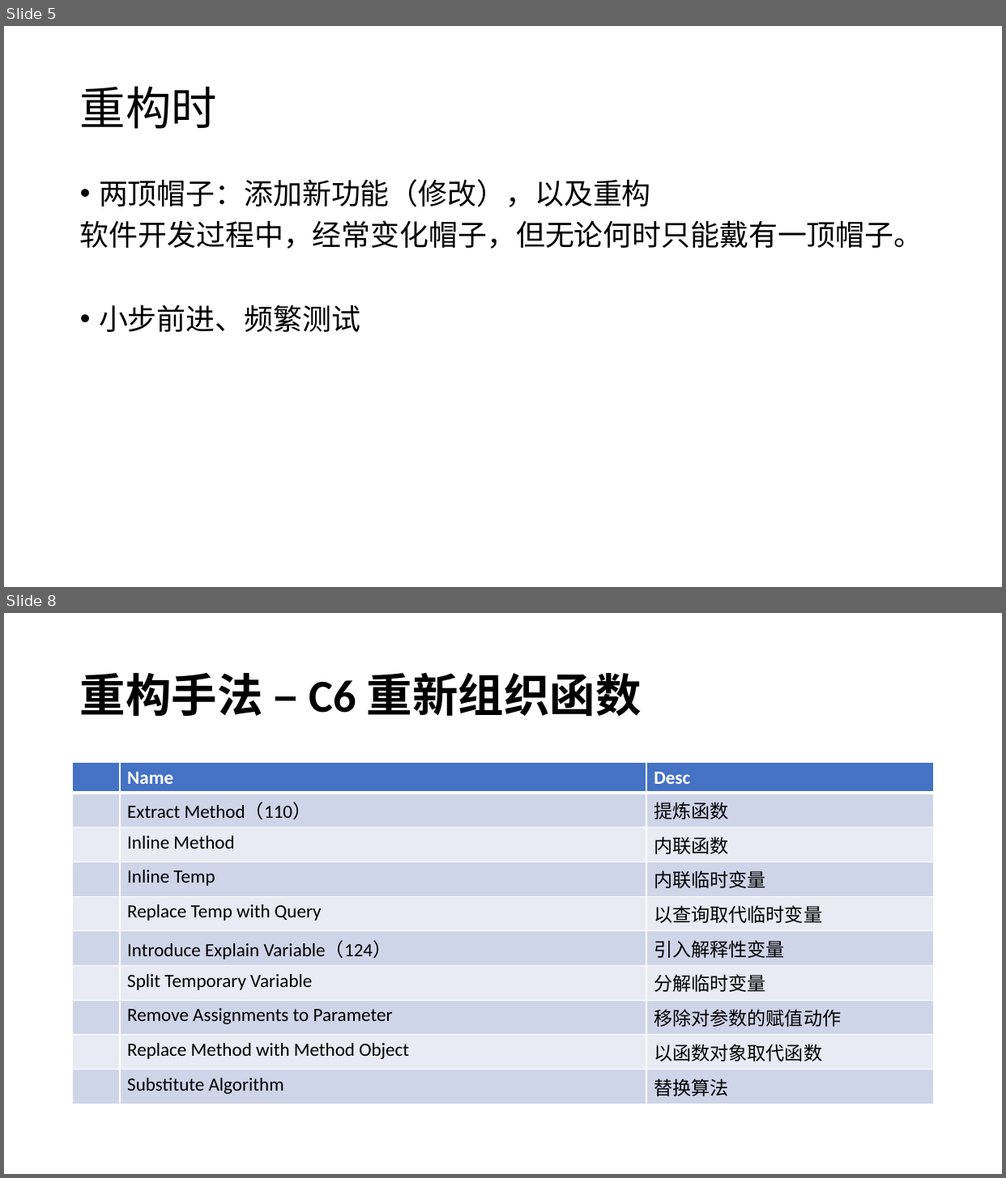
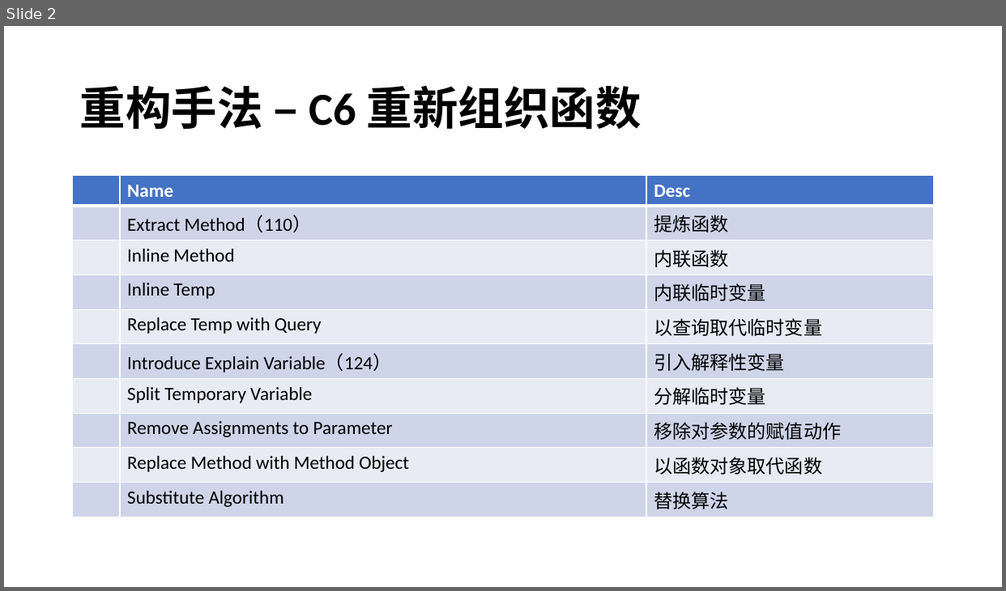
Before and after one commit to YingVickyCao/YingVickyCao.github.io, a slide deck: books/Refactoring/session/Refactoring_part2.pptx. Shown one above the other, each under a label of ours: slides 5 and 8 before the commit, slide 2 after it; the slides between them are not shown. The pictures are 1006x1178 and 1006x591 pixels, drawn with LibreOffice and Linux fonts; fonts in the diff are those of the drawing. Boxes give left, top, right and bottom in pixels: in the first picture for what was removed or moved away, otherwise in the second. Text is boxed around its words. In the diff, an @@ line names an element or a change of style, - is before the commit and + after.

```diff
--- a/books/Refactoring/session/Refactoring_part2.pptx
+++ b/books/Refactoring/session/Refactoring_part2.pptx
@@ slide 5 removed at <box>4,26,1002,587</box>, background #FFFFFF @@
@@ title removed at <box>80,86,217,129</box> @@
-重构时
@@ text removed at <box>80,179,923,332</box> @@
-• 两顶帽子：添加新功能（修改），以及重构
-软件开发过程中，经常变化帽子，但无论何时只能戴有一顶帽子。
-• 小步前进、频繁测试
@@ what was slide 8 is now slide 2 @@
```
Also in this commit, not shown: 1 slide changed, 5 other slides removed, 7 other files.
